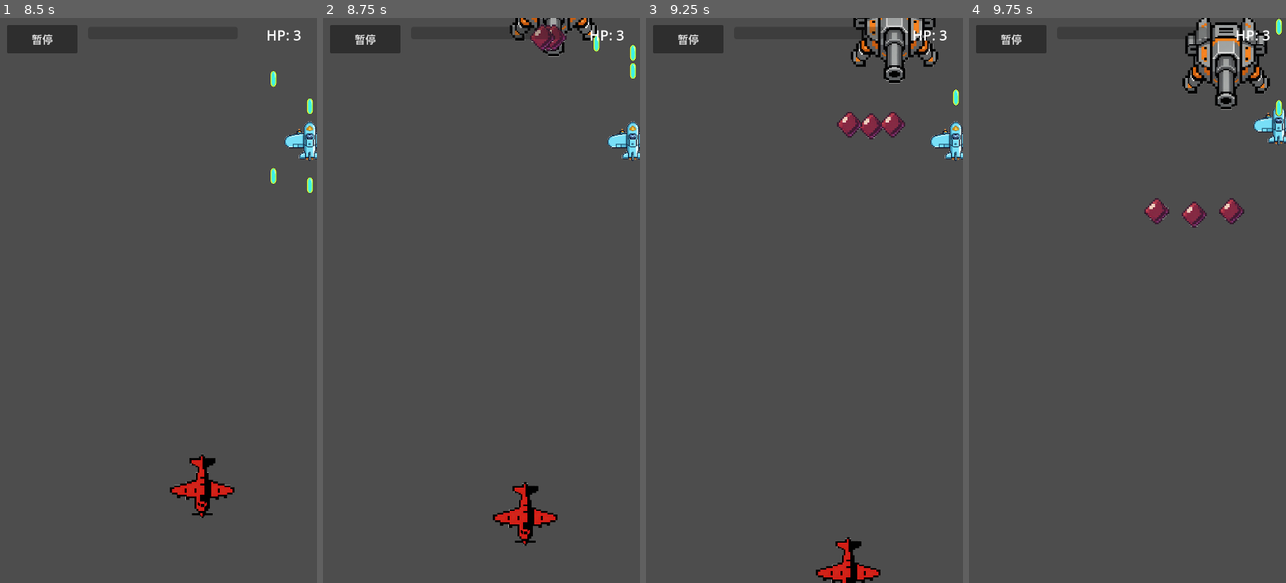
Above: before the commit, frames 1-4 (left to right).
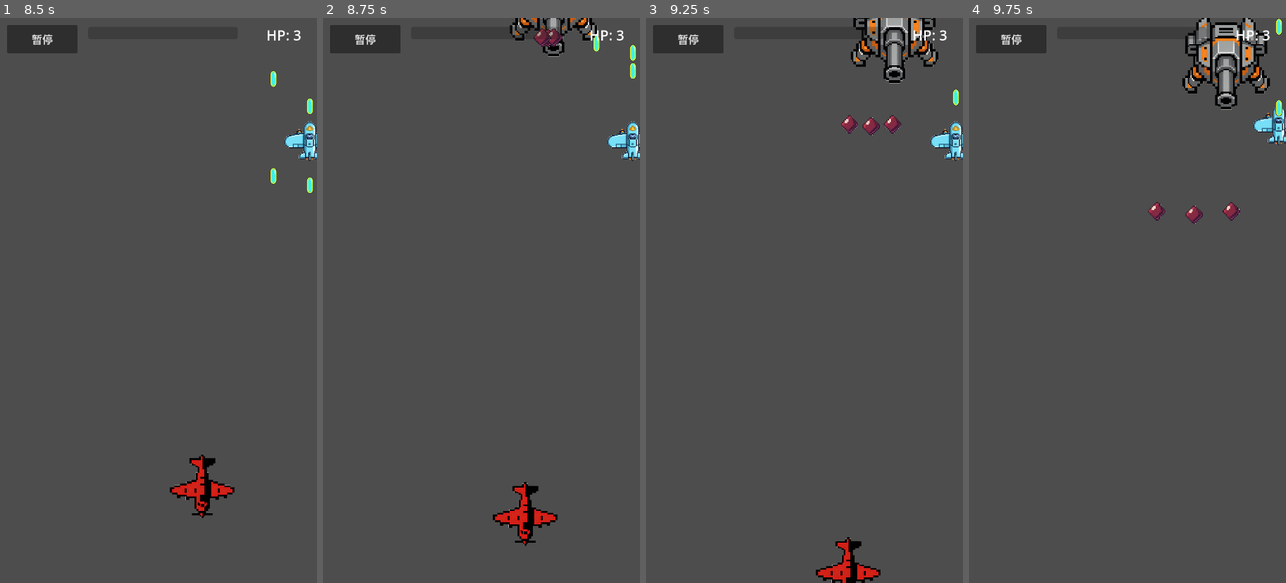
Above: after the commit, the same moments.

Repository: qingzhixing/plane-war
Game: Godot game, scene res://scenes/Main.tscn
Same seed, same stepped clock (60 frames per second), same inputs: the game is played once before the commit and once after it.
Inputs (mouse positions are in pixels of both pictures, inside the frame that each line leads up to):
- Up to frame 1 (8.5 s): click "暂停" at 0.5 s; click "继续" at 1.25 s; click "暂停" at 2 s; click "继续" at 2.75 s; click "暂停" at 3.5 s; click "继续" at 4.25 s; move the mouse to (228, 272) at 5.02 s; click (228, 272) at 5.17 s; drag from (95, 328) to (202, 215) at 5.77 s; move the mouse to (190, 176) at 6.52 s; click (190, 176) at 6.67 s; click "射速提升 射击间隔缩短 15%" at 7.25 s; drag from (142, 413) to (272, 147) at 8.02 s
- Up to frame 2 (8.75 s): no input
- Up to frame 3 (9.25 s): move the mouse to (899, 385) at 8.77 s; click (899, 385) at 8.92 s
- Up to frame 4 (9.75 s): drag from (1032, 215) to (1222, 170) at 9.52 s

Frame 1 is identical in both runs. In frame 2, 0.3% of the frame differs, in the area x 65-77%, y 1-6%; in frame 3, 0.5%; in frame 4, 0.5%, in the area x 55-87%, y 31-38%.

Commit message:
🐛 FIX: 升级时触发松手，恢复后需再次点击才能操纵
Made-with: Cursor

Diff:
--- a/scenes/bullets/EnemyBasicBullet.tscn
+++ b/scenes/bullets/EnemyBasicBullet.tscn
@@ -7,6 +7,7 @@
 radius = 22.022715
 
 [node name="EnemyBasicBullet" type="Area2D"]
+scale = Vector2(0.7, 0.7)
 script = ExtResource("1_script")
 
 [node name="Sprite2D" type="Sprite2D" parent="."]
--- a/scripts/main.gd
+++ b/scripts/main.gd
@@ -14,6 +14,9 @@
 	level_up.connect(_on_level_up)
 
 func _on_level_up() -> void:
+	var p := get_node_or_null(player_path)
+	if p != null and p.has_method("release_pointer"):
+		p.release_pointer()
 	var ui := get_node_or_null("UpgradeUI")
 	if ui != null and ui.has_method("show_pick"):
 		ui.show_pick()
--- a/scripts/player.gd
+++ b/scripts/player.gd
@@ -99,6 +99,9 @@
 func get_max_hp() -> int:
 	return max_hp
 
+func release_pointer() -> void:
+	_has_pointer = false
+
 func set_heal(amount: int) -> void:
 	_hp = clampi(amount, 0, max_hp)
 
